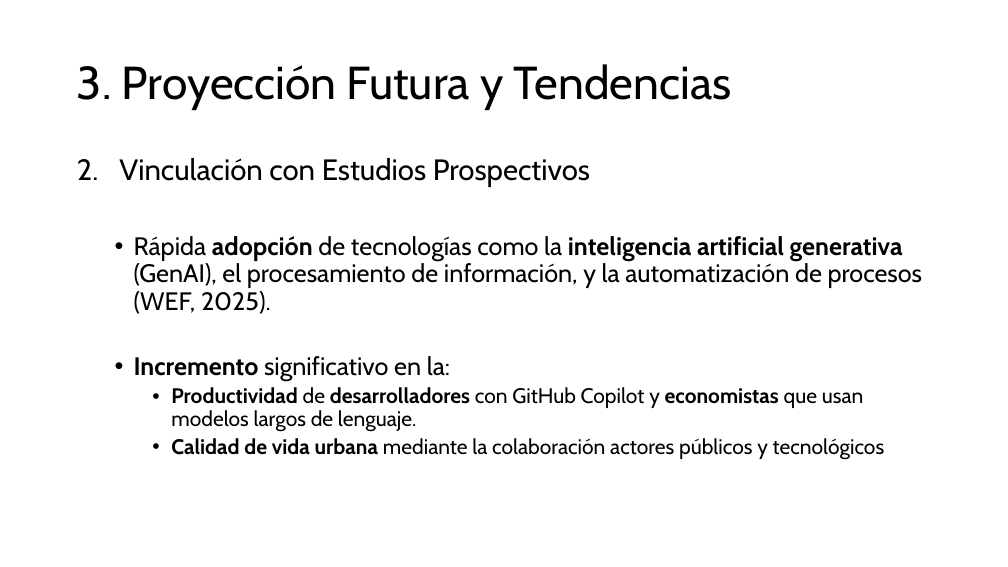
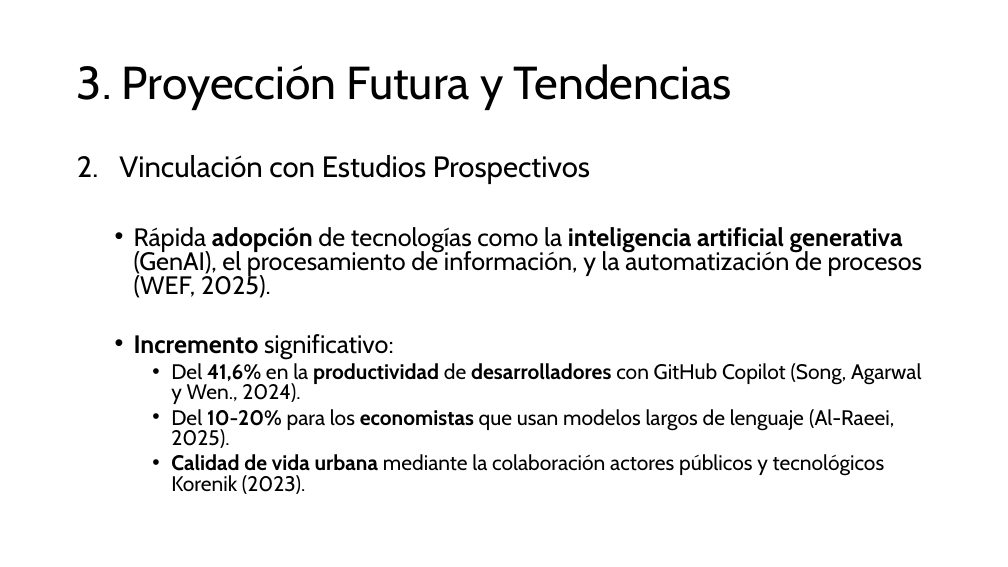
Before and after one commit to aavendan/cdia, a slide deck: slide 7 of 03 Presentación - CDIA.pptx. Drawn at 1008x567 pixels with LibreOffice and Linux fonts; fonts in the diff are those of the drawing. Boxes give left, top, right and bottom in pixels: in the first picture for what was removed or moved away, otherwise in the second. Text is boxed around its words. In the diff, an @@ line names an element or a change of style, - is before the commit and + after.

```diff
--- a/03 Presentación - CDIA.pptx
+++ b/03 Presentación - CDIA.pptx
@@ text at box(119, 155, 923, 298): line spacing 0.9 to 0.8 @@
@@ text at box(134, 334, 921, 494): text changed @@
-  • Incremento significativo en la:
-    • Productividad de desarrolladores con GitHub Copilot y economistas que usan modelos largos de lenguaje.
-    • Calidad de vida urbana mediante la colaboración actores públicos y tecnológicos
+  • Incremento significativo:
+    • Del 41,6% en la productividad de desarrolladores con GitHub Copilot (Song, Agarwal y Wen., 2024).
+    • Del 10-20% para los economistas que usan modelos largos de lenguaje (Al-Raeei, 2025).
+    • Calidad de vida urbana mediante la colaboración actores públicos y tecnológicos Korenik (2023).
```
Also in this commit, not shown: 6 other slides changed.
